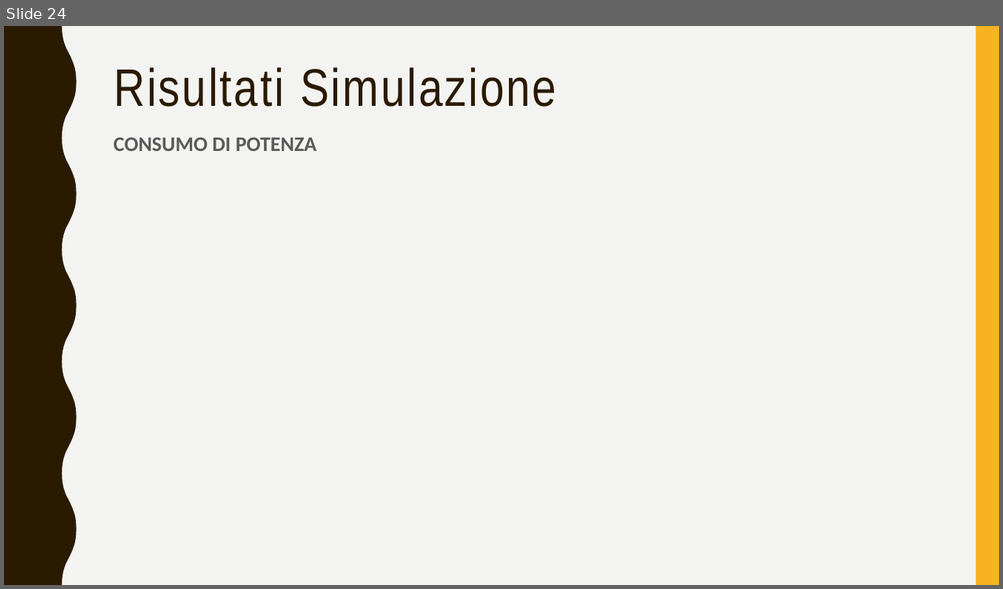
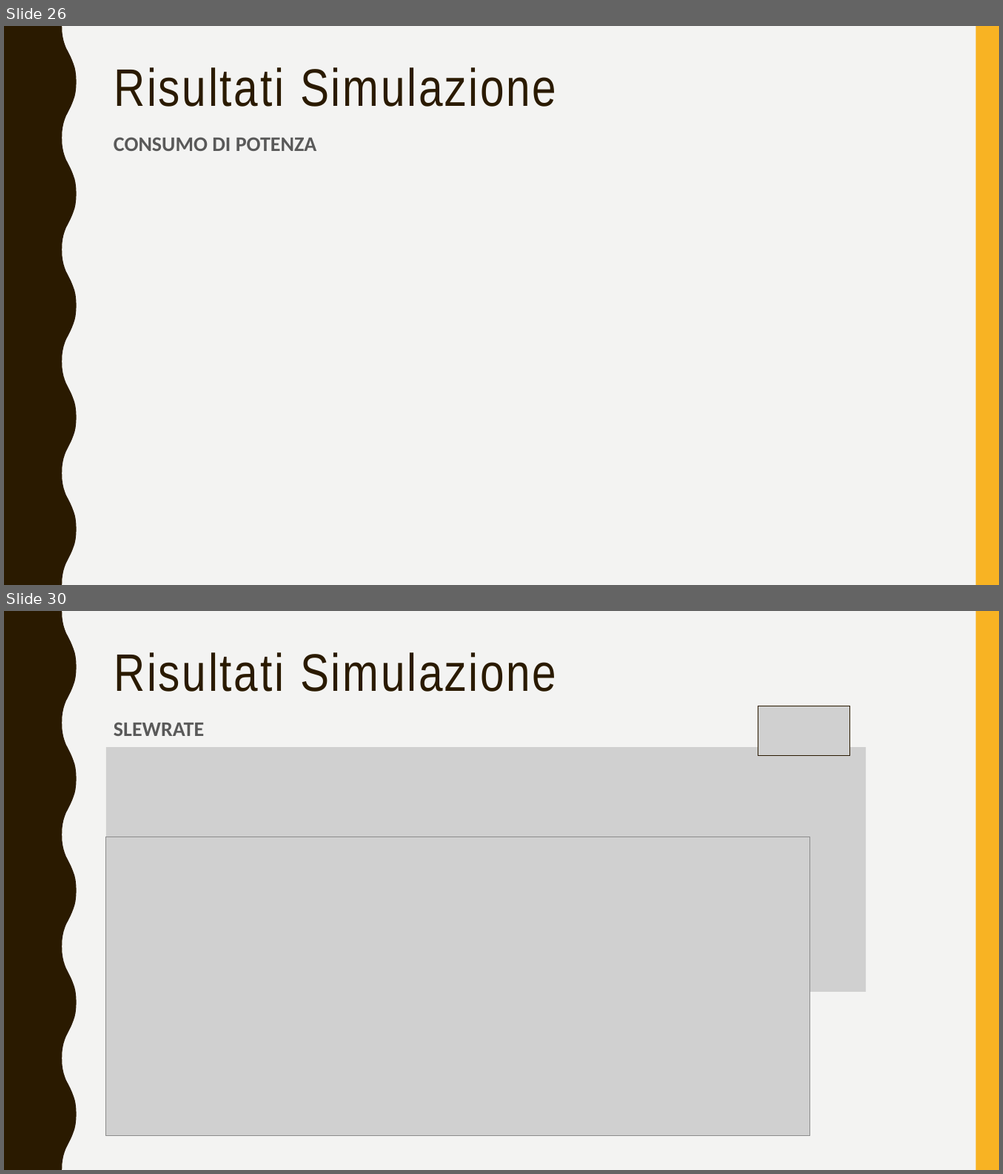
Before and after one commit to alessio-capello/MicroElectronics, a slide deck: MicroB/MicroBpresentazione.pptx. Shown one above the other, each under a label of ours: slide 24 before the commit, slides 26 and 30 after it; the slides between them are not shown. The pictures are 1003x589 and 1003x1174 pixels, drawn with LibreOffice and Linux fonts; fonts in the diff are those of the drawing; grey boxes stand for pictures. Boxes give left, top, right and bottom in pixels: in the first picture for what was removed or moved away, otherwise in the second. Text is boxed around its words. In the diff, an @@ line names an element or a change of style, - is before the commit and + after.

```diff
--- a/MicroB/MicroBpresentazione.pptx
+++ b/MicroB/MicroBpresentazione.pptx
@@ slide 30 added at [4,611,999,1170], background #F3F3F2; not listed: 2 template elements that a slide beside it also shows @@
@@ title added at [114,652,556,692], 51 pt, text #2A1A00 @@
+Risultati Simulazione
@@ picture added at [758,706,850,756] @@
@@ text added at [114,722,204,736], 20 pt, text #595959, bold @@
+SLEWRATE
@@ picture added at [106,748,866,992] @@
@@ picture added at [106,837,811,1136] @@
@@ what was slide 24 is now slide 26 @@
```
Also in this commit, not shown: 17 slides changed, 7 other slides added, 43 other files.
